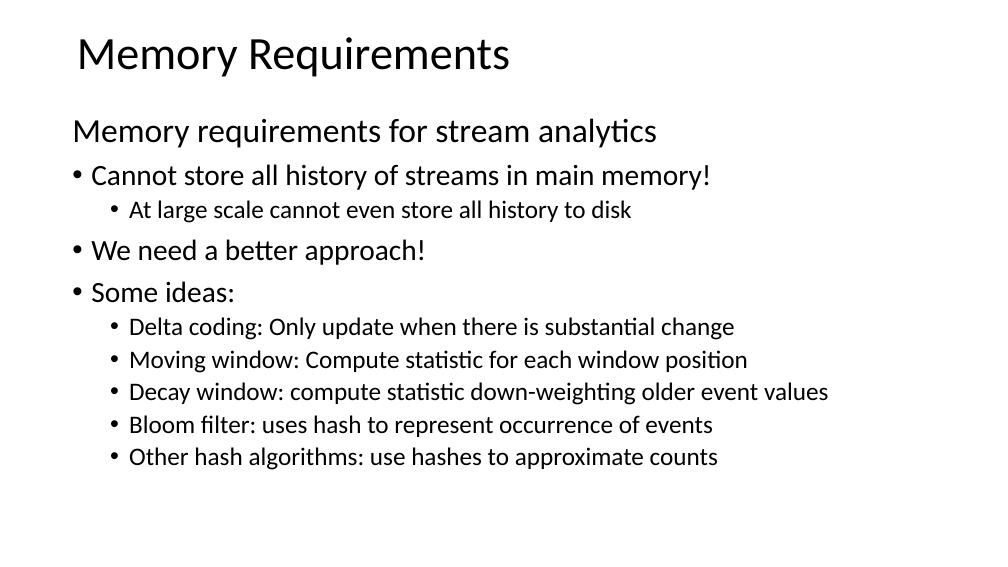
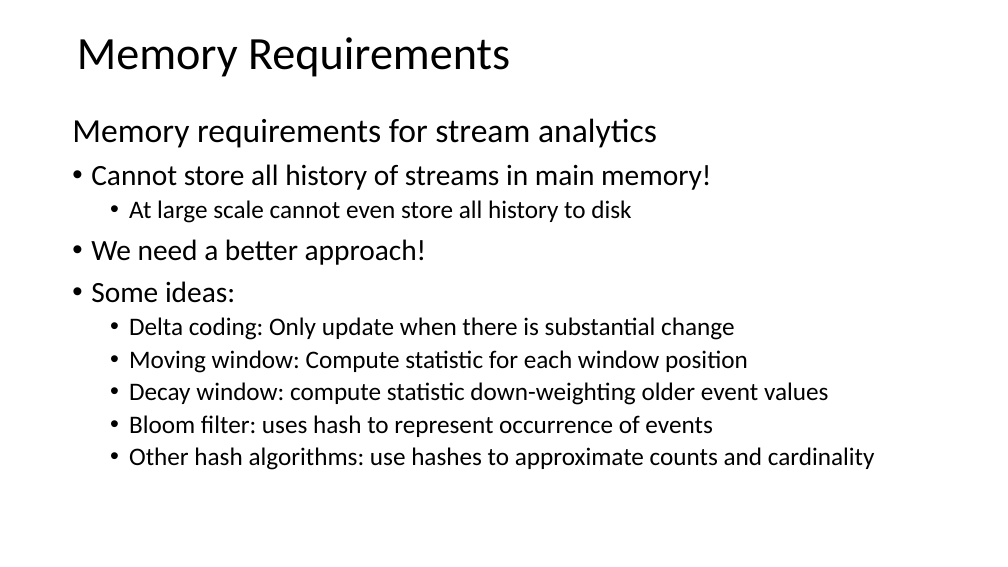
Before and after one commit to StephenElston/CSCI-E-108, a slide deck: slide 11 of slides/3_StreamingAnalytics.pptx (slide 8 before the commit). Drawn at 1008x567 pixels with LibreOffice and Linux fonts; fonts in the diff are those of the drawing. Boxes give left, top, right and bottom in pixels: in the first picture for what was removed or moved away, otherwise in the second. Text is boxed around its words. In the diff, an @@ line names an element or a change of style, - is before the commit and + after.

Commit message:
Corrected typos in equations noticed in lecture

```diff
--- a/slides/3_StreamingAnalytics.pptx
+++ b/slides/3_StreamingAnalytics.pptx
@@ text at [129,447,875,470]: text changed @@
-  • Other hash algorithms: use hashes to approximate counts
+  • Other hash algorithms: use hashes to approximate counts and cardinality
```
Also in this commit, not shown: 3 other slides changed, 6 slides added, 1 slide removed.
